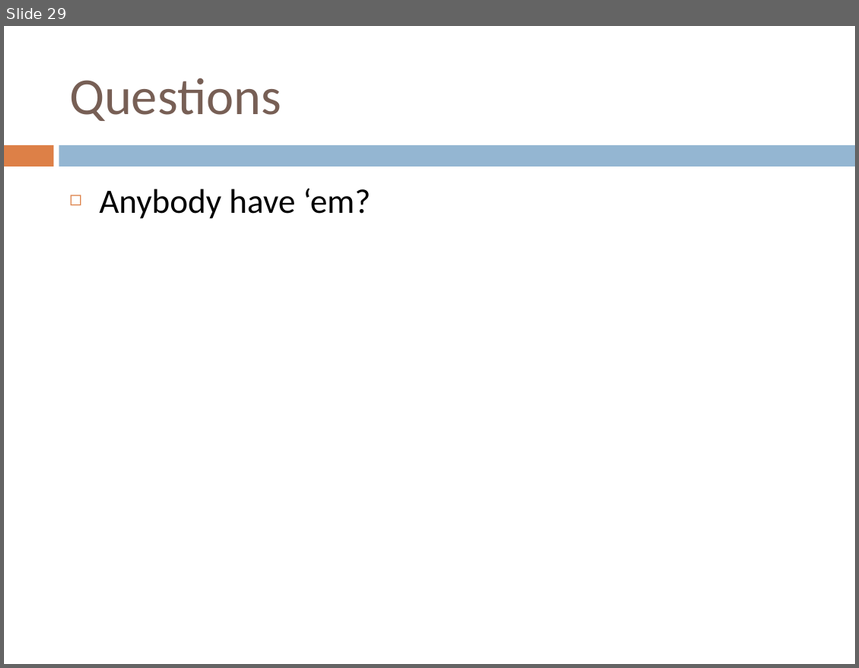
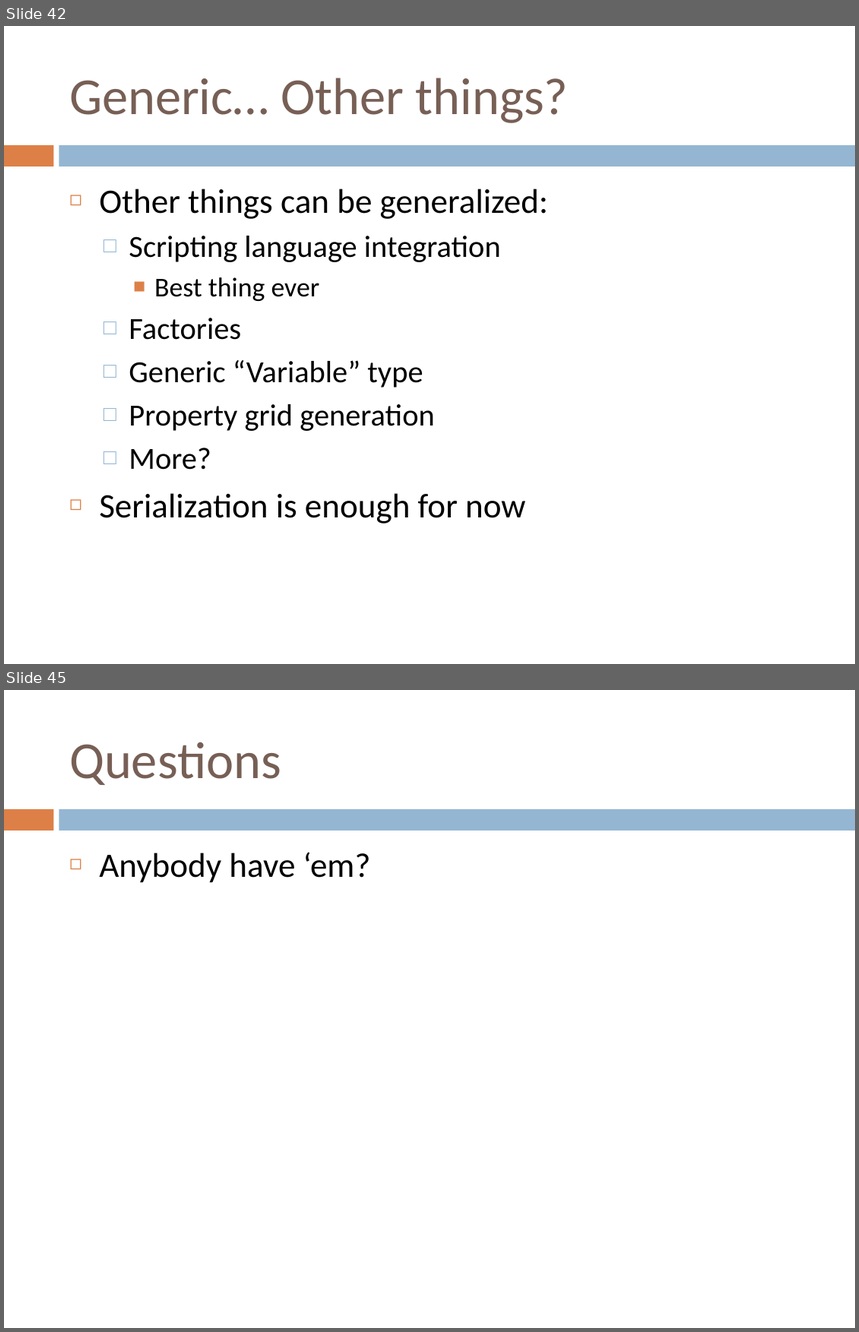
Before and after one commit to RandyGaul/GAM150Slides, a slide deck: GAM150_Club_Serialization.pptx. Shown one above the other, each under a label of ours: slide 29 before the commit, slides 42 and 45 after it; the slides between them are not shown. The pictures are 859x668 and 859x1332 pixels, drawn with LibreOffice and Linux fonts; fonts in the diff are those of the drawing. Boxes give left, top, right and bottom in pixels: in the first picture for what was removed or moved away, otherwise in the second. Text is boxed around its words. In the diff, an @@ line names an element or a change of style, - is before the commit and + after.

```diff
--- a/GAM150_Club_Serialization.pptx
+++ b/GAM150_Club_Serialization.pptx
@@ slide 42 added at <box>4,26,855,664</box>, background #FFFFFF; not listed: 2 template elements that a slide beside it also shows @@
@@ title added at <box>69,78,569,123</box>, 44 pt, text #775F55 @@
+Generic… Other things?
@@ text added at <box>99,189,549,524</box>, 26 pt, text #000000 @@
+◻ Other things can be generalized:
+  □ Scripting language integration
+    ■ Best thing ever
+  □ Factories
+  □ Generic “Variable” type
+  □ Property grid generation
+  □ More?
+◻ Serialization is enough for now
@@ what was slide 29 is now slide 45 @@
```
Also in this commit, not shown: 18 slides changed, 15 other slides added, 1 other file.
